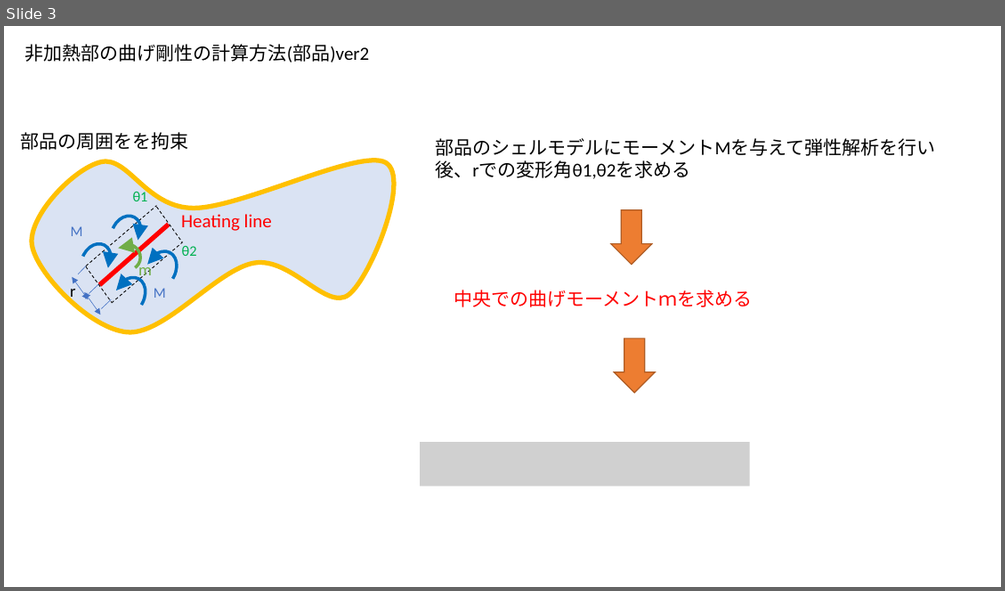
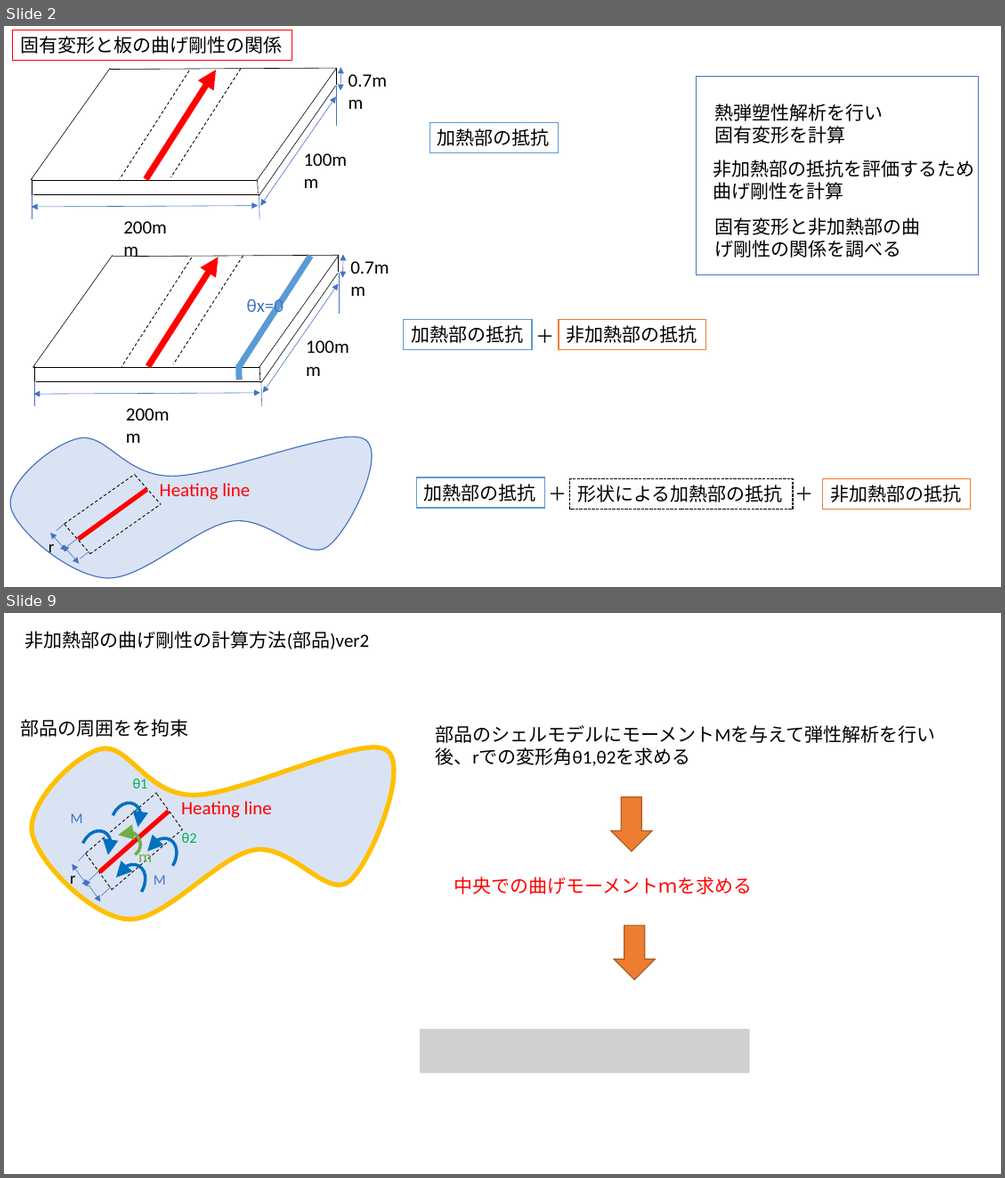
Before and after one commit to yuki0083/research, a slide deck: 剛性計算方法.pptx. Shown one above the other, each under a label of ours: slide 3 before the commit, slides 2 and 9 after it; the slides between them are not shown. The pictures are 1005x591 and 1005x1178 pixels, drawn with LibreOffice and Linux fonts; fonts in the diff are those of the drawing; grey boxes stand for pictures. Boxes give left, top, right and bottom in pixels: in the first picture for what was removed or moved away, otherwise in the second. Text is boxed around its words. In the diff, an @@ line names an element or a change of style, - is before the commit and + after.

```diff
--- a/剛性計算方法.pptx
+++ b/剛性計算方法.pptx
@@ slide 2 added at (4, 26, 1001, 587), background #FFFFFF @@
@@ rectangle added at (13, 30, 292, 61), outline #FF0000 0.75 pt, 18 pt, text #000000 @@
+固有変形と板の曲げ剛性の関係
@@ group added at (31, 67, 387, 239): 14 lines, 3 double arrows, 3 texts, 1 arrow @@
+200mm
+0.7mm
+100mm
@@ rectangle added at (430, 122, 558, 152), fill #FFFFFF, outline #5B9BD5 1 pt, 18 pt, text #000000 @@
+加熱部の抵抗
@@ group added at (696, 76, 979, 275): 3 texts, 1 rectangle @@
+非加熱部の抵抗を評価するため
+曲げ剛性を計算
+熱弾塑性解析を行い
+固有変形を計算
+固有変形と非加熱部の曲げ剛性の関係を調べる
@@ text added at (247, 296, 283, 317), 18 pt, text #4472C4 @@
+θx=0
@@ rectangle added at (404, 319, 532, 349), fill #FFFFFF, outline #5B9BD5 1 pt, 18 pt, text #000000 @@
+加熱部の抵抗
@@ text added at (528, 321, 562, 351), 18 pt, text #000000 @@
+＋
@@ rectangle added at (558, 320, 706, 350), fill #FFFFFF, outline #ED7D31 1 pt, 18 pt, text #000000 @@
+非加熱部の抵抗
@@ group added at (33, 254, 388, 426): 16 lines, 3 double arrows, 3 texts, 1 arrow @@
+200mm
+0.7mm
+100mm
@@ group added at (417, 477, 971, 509): 3 rectangles, 2 texts @@
+加熱部の抵抗
+非加熱部の抵抗
+形状による加熱部の抵抗
+＋
+＋
@@ group added at (10, 436, 372, 578): 8 lines, 2 texts, 2 double arrows, 1 freeform shape @@
+Heating line
+r
@@ what was slide 3 is now slide 9 @@
```
Also in this commit, not shown: 4 slides changed, 4 other slides added, 2 other files.
